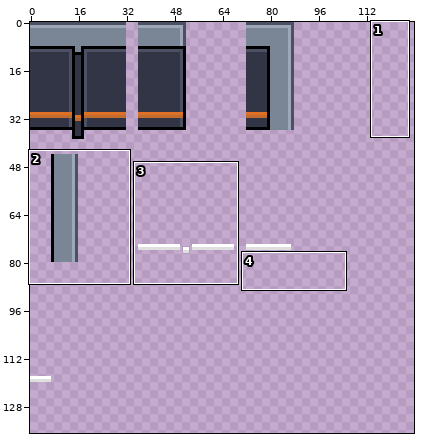
Sprite sheet -- Assets/Textures/Environment/wall.png. Above: a wide view before the commit, with the close-up outlined.
Close-up. As it was:
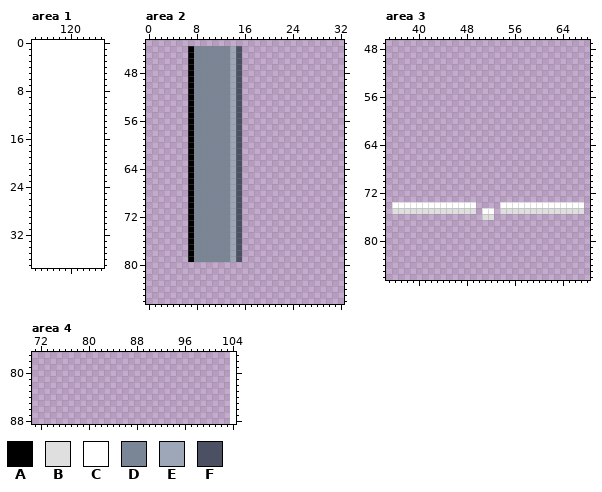
The file is 104x128 pixels. Shown: area 1: x 114..125, y 0..37; area 2: x 0..32, y 43..86; area 3: x 35..68, y 47..86; area 4: x 71..104, y 77..88. The old version is drawn lined up with the new one, on the new canvas. The wide view leaves out empty margins. The commit also changed other parts of the picture, which this record leaves out.
Palette (. is transparent): A #000000  B #dfdfdf  C #ffffff  D #7a8596  E #9da7b7  F #4b5063
Pixels before, area 2, first column x 7:
44 ADDDDDDEF
45 ADDDDDDEF
46 ADDDDDDEF
47 ADDDDDDEF
48 ADDDDDDEF
49 ADDDDDDEF
50 ADDDDDDEF
51 ADDDDDDEF
52 ADDDDDDEF
53 ADDDDDDEF
54 ADDDDDDEF
55 ADDDDDDEF
56 ADDDDDDEF
57 ADDDDDDEF
58 ADDDDDDEF
59 ADDDDDDEF
60 ADDDDDDEF
61 ADDDDDDEF
62 ADDDDDDEF
63 ADDDDDDEF
64 ADDDDDDEF
65 ADDDDDDEF
66 ADDDDDDEF
67 ADDDDDDEF
68 ADDDDDDEF
69 ADDDDDDEF
70 ADDDDDDEF
71 ADDDDDDEF
72 ADDDDDDEF
73 ADDDDDDEF
74 ADDDDDDEF
75 ADDDDDDEF
76 ADDDDDDEF
77 ADDDDDDEF
78 ADDDDDDEF
79 ADDDDDDEF
Pixels before, area 3, first column x 36:
74 CCCCCCCCCCCCCC....CCCCCCCCCCCCCC
75 BBBBBBBBBBBBBB.CC.BBBBBBBBBBBBBB
76 ...............BB...............
The same view after the edit:
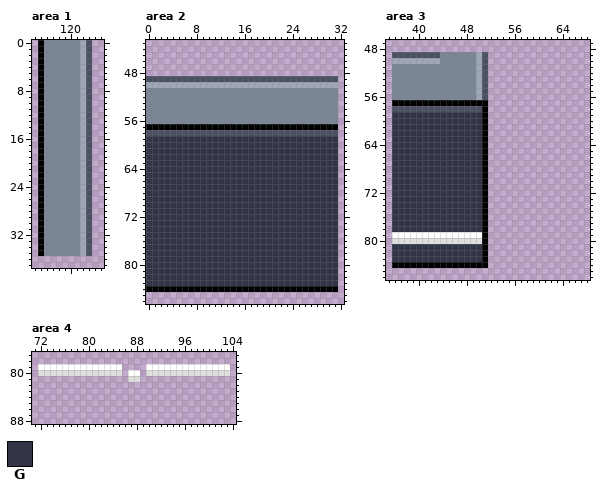
Colours new in this view: G #313546
Difference:
canvas 104x128 -> 140x143
Area 1:
There is now colour A in rows 0 to 35 at x 115.
There is now colour D in rows 0 to 35 at x 116 to 121.
There is now colour E in rows 0 to 35 at x 122.
There is now colour F in rows 0 to 35 at x 123.
Area 2:
There is now colour A in row 57 at x 0 to 6 and 16 to 31; in row 84 at x 0 to 31.
The edit turns colour D into colour A in row 57 at x 8 to 13.
The edit turns colour E into colour A in row 57 at x 14.
The edit turns colour F into colour A in row 57 at x 15.
There is now colour D in rows 51 to 56 at x 0 to 6 and 16 to 31.
The edit turns colour A into colour D in rows 51 to 56 at x 7.
The edit turns colour E into colour D in rows 51 to 56 at x 14.
The edit turns colour F into colour D in rows 51 to 56 at x 15.
There is now colour E in row 50 at x 0 to 6 and 16 to 31.
The edit turns colour A into colour E in row 50 at x 7.
The edit turns colour D into colour E in row 50 at x 8 to 13.
The edit turns colour F into colour E in row 50 at x 15.
There is now colour F in row 49 at x 0 to 6 and 16 to 31; in row 58 at x 0 to 6 and 16 to 31.
The edit turns colour A into colour F in row 49 at x 7; in row 58 at x 7.
The edit turns colour D into colour F in row 49 at x 8 to 13; in row 58 at x 8 to 13.
The edit turns colour E into colour F in row 49 at x 14; in row 58 at x 14.
There is now colour G in rows 59 to 79 at x 0 to 6 and 16 to 31; in rows 80 to 83 at x 0 to 31.
The edit turns colour A into colour G in rows 59 to 79 at x 7.
The edit turns colour D into colour G in rows 59 to 79 at x 8 to 13.
The edit turns colour E into colour G in rows 59 to 79 at x 14.
The edit turns colour F into colour G in rows 59 to 79 at x 15.
The author cleared colour A in rows 44 to 48 at x 7.
The author cleared colour D in rows 44 to 48 at x 8 to 13.
The author cleared colour E in rows 44 to 48 at x 14.
The author cleared colour F in rows 44 to 48 at x 15.
Area 3:
There is now colour A in row 57 at x 36 to 51; in rows 58 to 74 at x 51; in rows 77 to 83 at x 51; in row 84 at x 36 to 51.
The edit turns colour B into colour A in row 76 at x 51.
The edit turns colour C into colour A in row 75 at x 51.
There is now colour B in row 80 at x 36 to 50.
There is now colour C in row 79 at x 36 to 50.
There is now colour D in rows 49 to 50 at x 44 to 49; in rows 51 to 56 at x 36 to 49.
There is now colour E in row 49 at x 50; in row 50 at x 36 to 43 and 50; in rows 51 to 56 at x 50.
There is now colour F in row 49 at x 36 to 43 and 51; in rows 50 to 56 at x 51; in row 58 at x 36 to 50.
There is now colour G in rows 59 to 73 at x 36 to 50; in rows 74 to 75 at x 50; in rows 76 to 78 at x 36 to 50; in rows 81 to 83 at x 36 to 50.
The edit turns colour B into colour G in row 75 at x 36 to 49.
The edit turns colour C into colour G in row 74 at x 36 to 49.
The author cleared colour B in row 75 at x 54 to 67; in row 76 at x 52.
The author cleared colour C in row 74 at x 54 to 67; in row 75 at x 52.
Area 4:
There is now colour B in row 80 at x 72 to 85 and 90 to 103; in row 81 at x 87 to 88.
There is now colour C in row 79 at x 72 to 85 and 90 to 103; in row 80 at x 87 to 88.
Boxes around the changes in both close-ups, in picture pixels (x1, y1, x2, y2):
added: (38, 40, 92, 256)
changed: (146, 46, 338, 292)
changed: (392, 52, 584, 268)
added: (38, 364, 230, 382)
